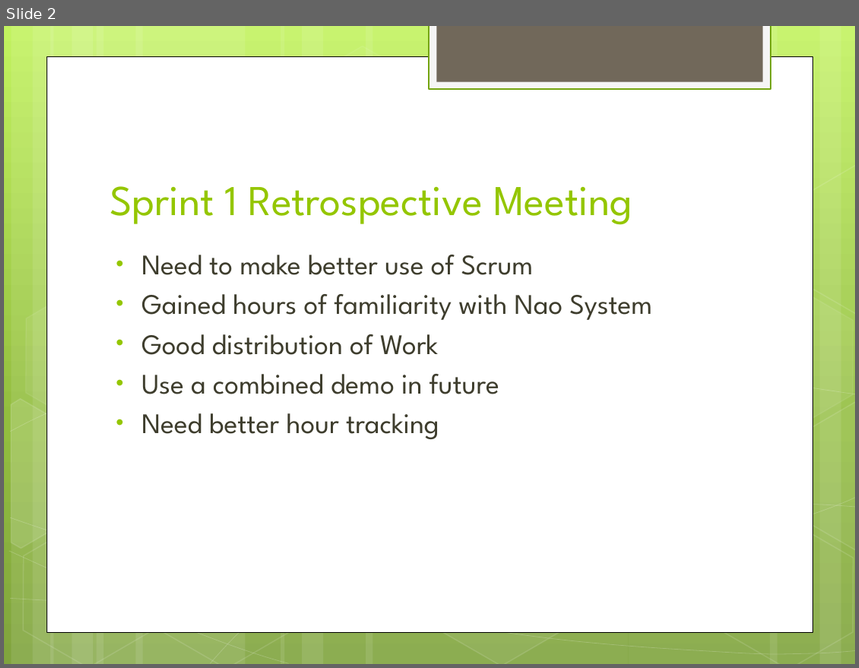
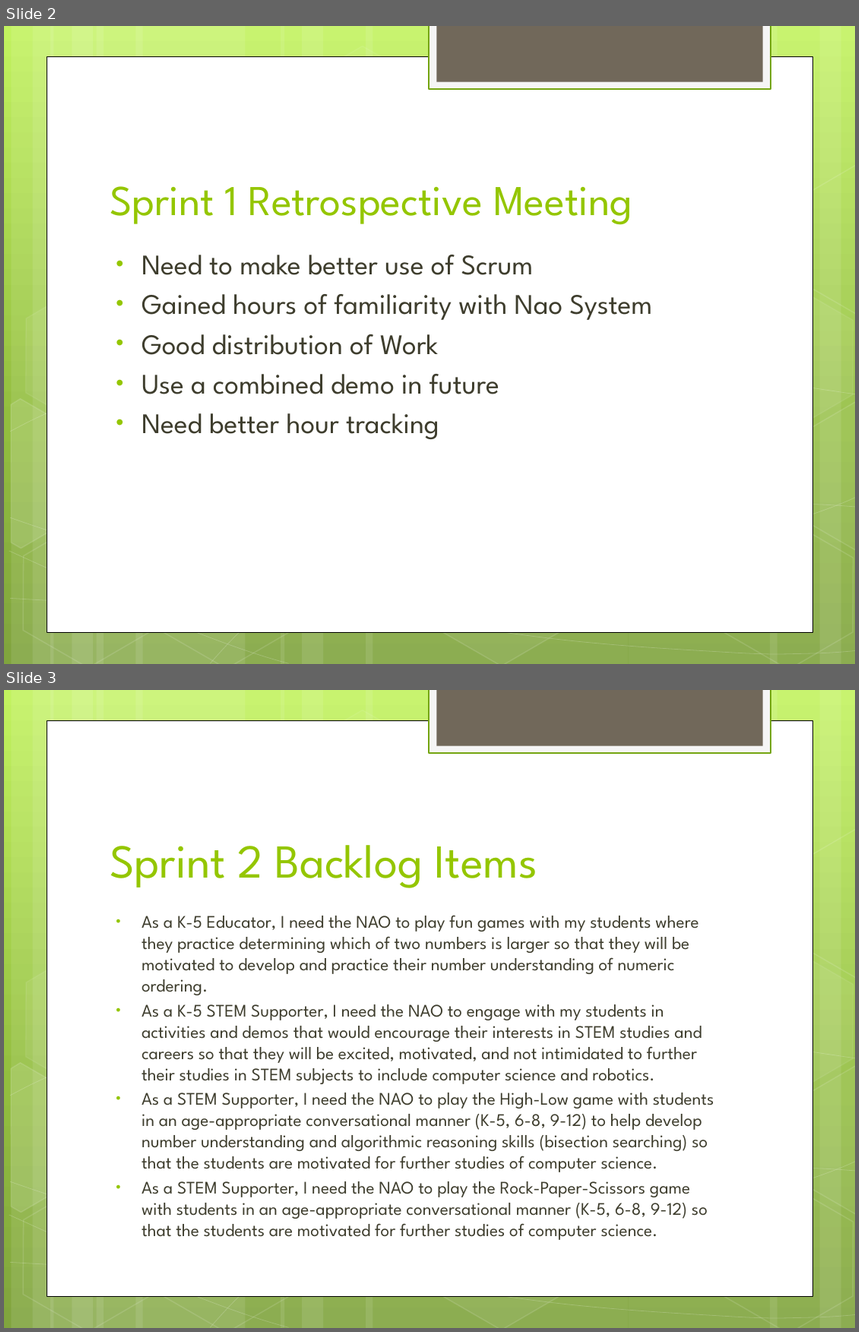
Before and after one commit to jacobrtaylor/NaoCapstone2017, a slide deck: NAO Sprint 2 Review.pptx. Shown one above the other, each under a label of ours: slide 2 before the commit, slides 2 and 3 after it. The pictures are 859x668 and 859x1332 pixels, drawn with LibreOffice and Linux fonts; fonts in the diff are those of the drawing. Boxes give left, top, right and bottom in pixels: in the first picture for what was removed or moved away, otherwise in the second. Text is boxed around its words. In the diff, an @@ line names an element or a change of style, - is before the commit and + after.

```diff
--- a/NAO Sprint 2 Review.pptx
+++ b/NAO Sprint 2 Review.pptx
@@ slide 3 added at (4, 690, 855, 1328), background gradient #C3F35F to #93BF3F to #81A53E; not listed: 31 template elements that a slide beside it also shows @@
@@ title added at (110, 845, 538, 888), 40 pt, text #94C600 @@
+Sprint 2 Backlog Items
@@ text added at (142, 915, 714, 1240), 15 pt, text #3E3D2D @@
+• As a K-5 Educator, I need the NAO to play fun games with my students where they practice determining which of two numbers is larger so that they will be motivated to develop and practice their number understanding of numeric ordering.
+• As a K-5 STEM Supporter, I need the NAO to engage with my students in activities and demos that would encourage their interests in STEM studies and careers so that they will be excited, motivated, and not intimidated to further their studies in STEM subjects to include computer science and robotics.
+• As a STEM Supporter, I need the NAO to play the High-Low game with students in an age-appropriate conversational manner (K-5, 6-8, 9-12) to help develop number understanding and algorithmic reasoning skills (bisection searching) so that the students are motivated for further studies of computer science.
+• As a STEM Supporter, I need the NAO to play the Rock-Paper-Scissors game with students in an age-appropriate conversational manner (K-5, 6-8, 9-12) so that the students are motivated for further studies of computer science.
```
Also in this commit, not shown: 6 slides changed, 2 other slides added.
